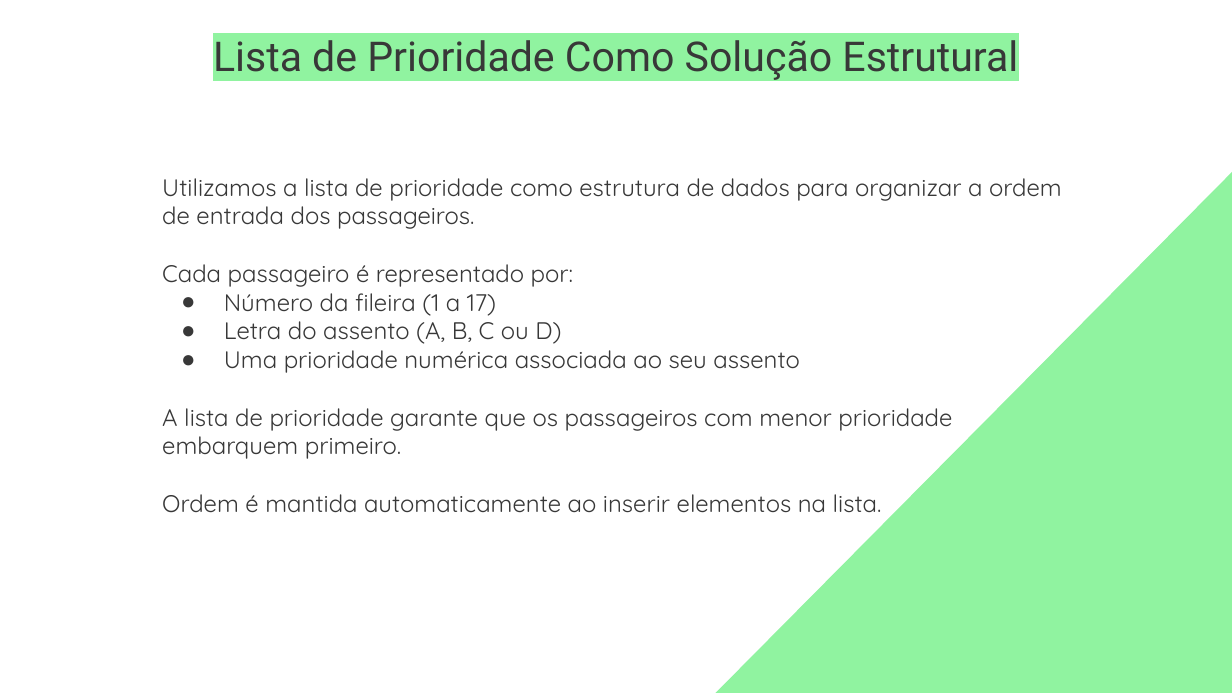
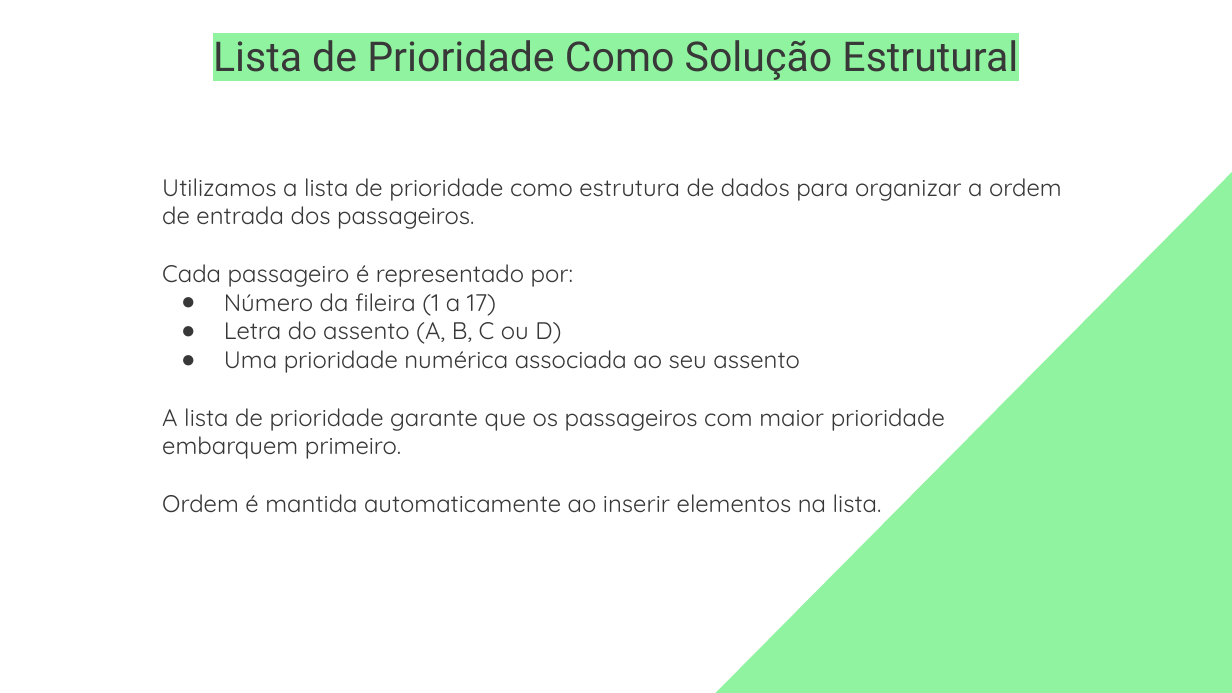
Before and after one commit to BrandaoJatoba/ECOM008.T1.2024.2.BDHJ, a slide deck: slide 4 of 03 - Seminário/Seminario ED.pptx. Drawn at 1232x693 pixels with LibreOffice and Linux fonts; fonts in the diff are those of the drawing. Boxes give left, top, right and bottom in pixels: in the first picture for what was removed or moved away, otherwise in the second. Text is boxed around its words. In the diff, an @@ line names an element or a change of style, - is before the commit and + after.

```diff
--- a/03 - Seminário/Seminario ED.pptx
+++ b/03 - Seminário/Seminario ED.pptx
@@ text at box(162, 408, 945, 459): text changed @@
-A lista de prioridade garante que os passageiros com menor prioridade embarquem primeiro.
+A lista de prioridade garante que os passageiros com maior prioridade embarquem primeiro.
```
Also in this commit, not shown: 1 other slide changed, 1 other file.
